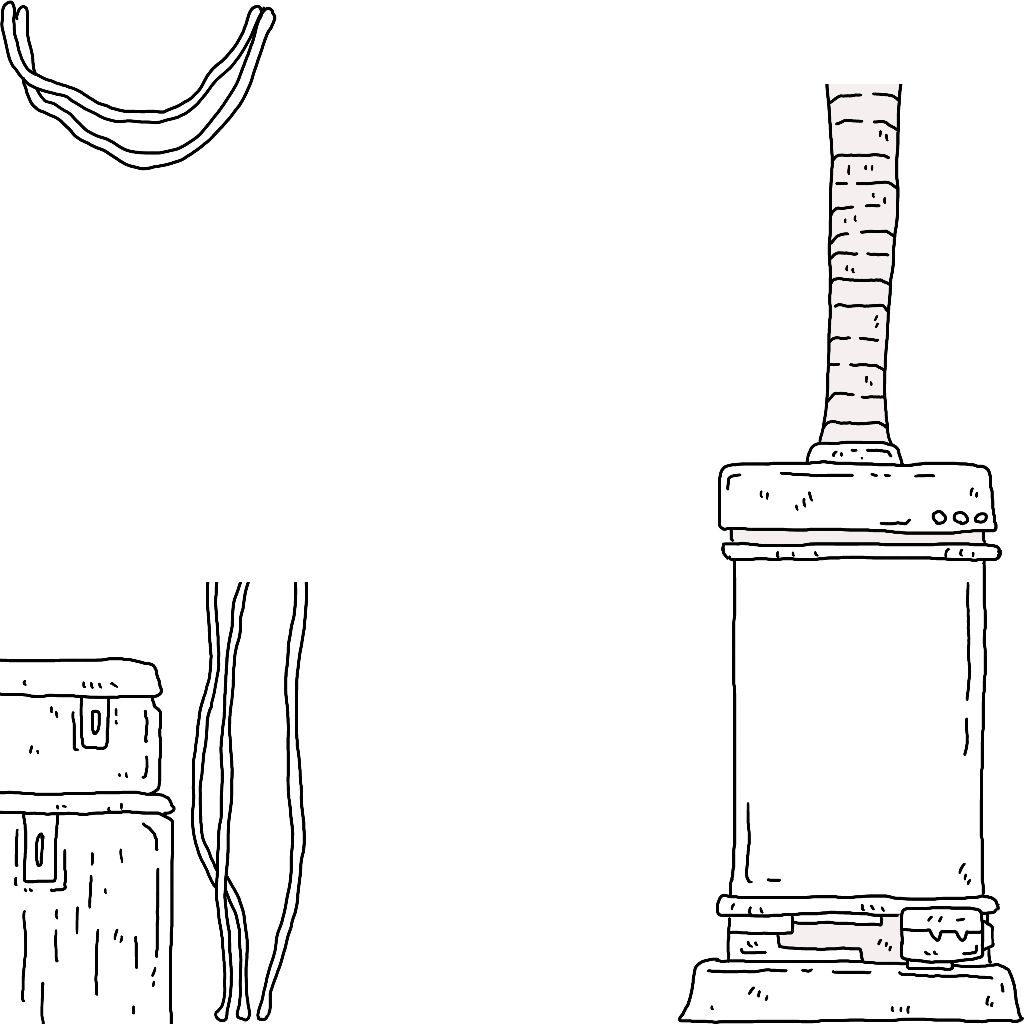
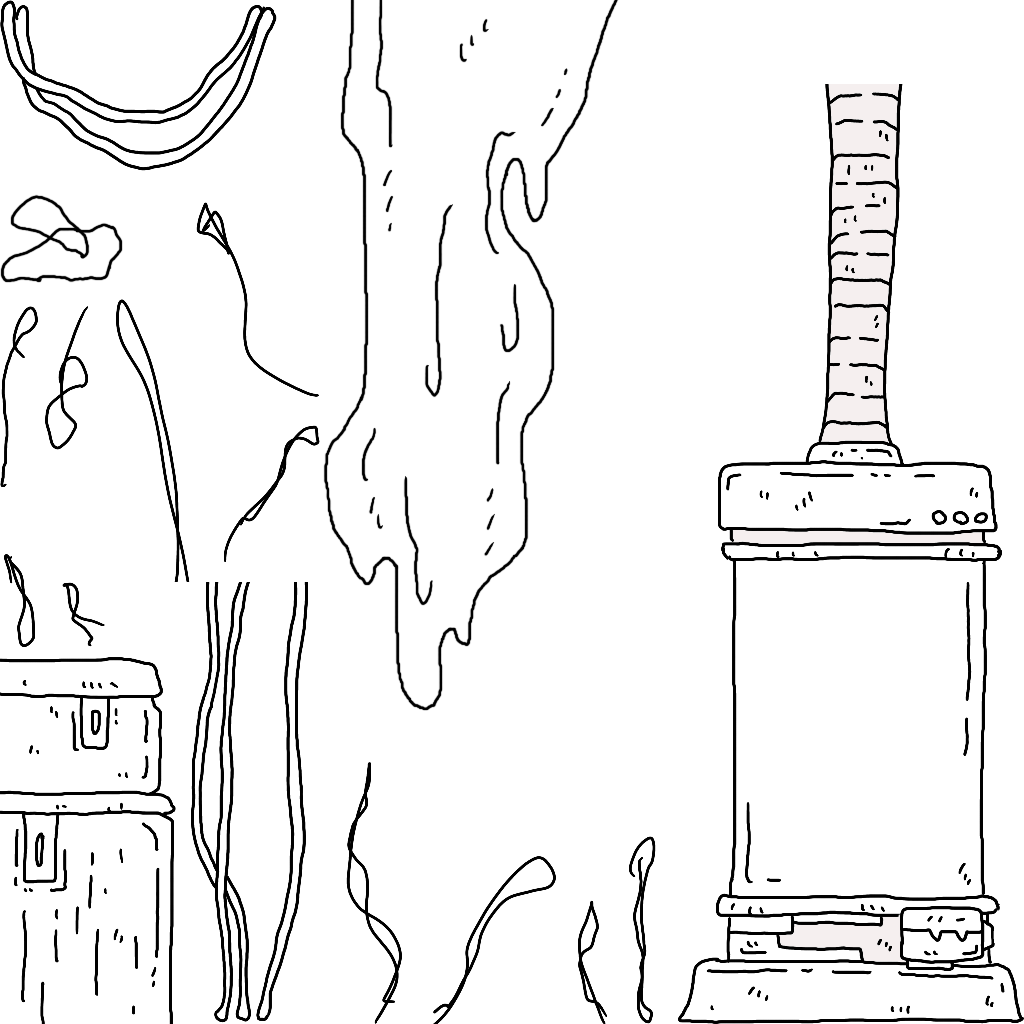
Layers edited between the first and the second 1024 x 1024 image:
added group "無の世界" with 13 layers above "ラボ" over [0, 0, 656, 1024]
added layer "レイヤー 8" (1st of 2, in "無の世界") in group "無の世界" over [0, 194, 123, 283]
added layer "レイヤー 7" in group "無の世界" over [323, 0, 619, 711]
added layer "レイヤー 8" (2nd of 2, in "無の世界") in group "無の世界" over [0, 306, 38, 487]
added layer "レイヤー 9" in group "無の世界" over [45, 306, 88, 450]
added layer "レイヤー 10" in group "無の世界" over [116, 299, 190, 582]
added layer "レイヤー 11" in group "無の世界" over [224, 425, 320, 562]
added layer "レイヤー 12" in group "無の世界" over [196, 202, 319, 397]
added layer "レイヤー 13" in group "無の世界" over [4, 554, 35, 647]
added layer "レイヤー 14" in group "無の世界" over [346, 762, 402, 1024]
added layer "レイヤー 15" in group "無の世界" over [62, 582, 105, 647]
added layer "レイヤー 16" in group "無の世界" over [433, 856, 556, 1024]
added layer "レイヤー 17" in group "無の世界" over [578, 900, 607, 1024]
added layer "レイヤー 18" in group "無の世界" over [629, 836, 656, 1024]
